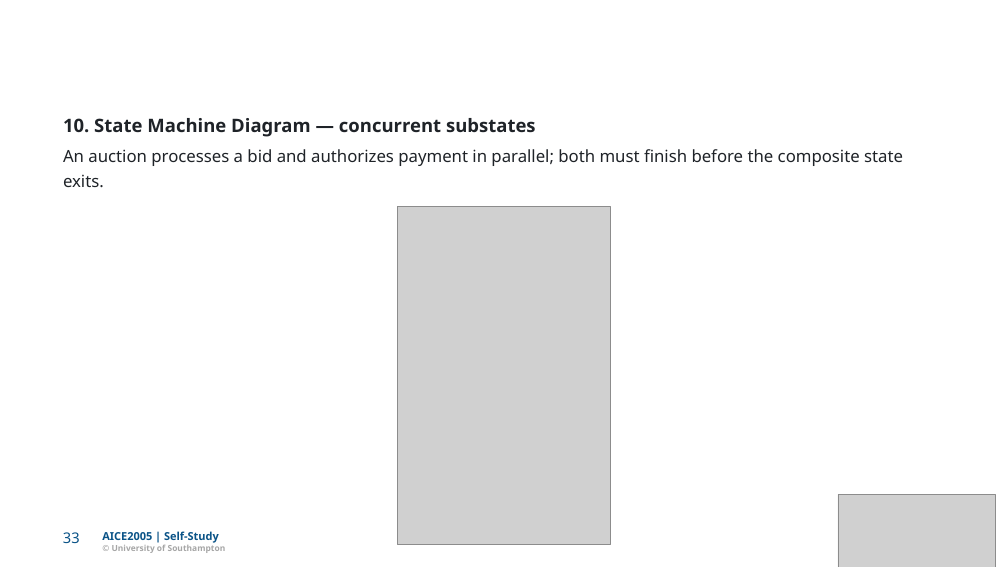
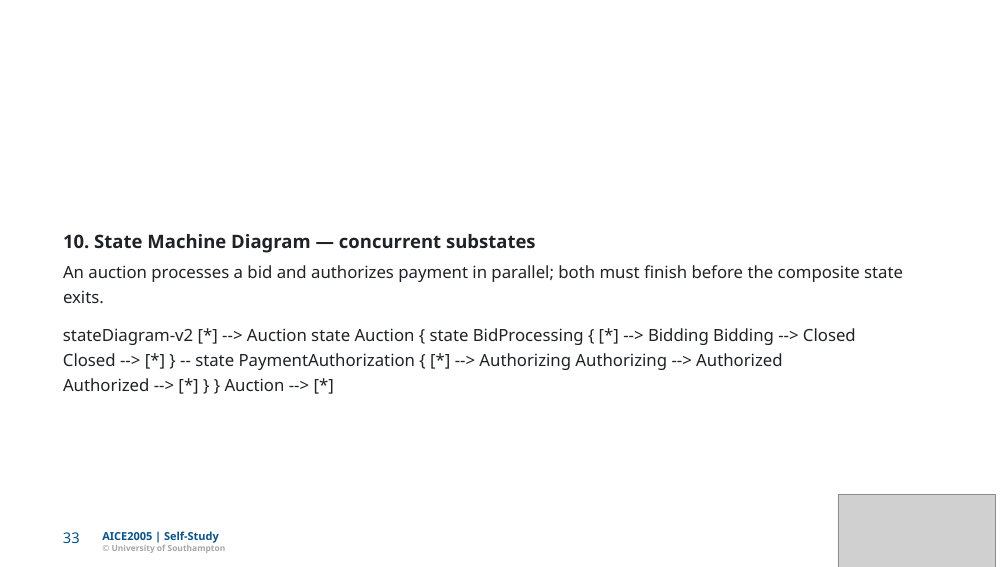
Before and after one commit to Dr-AlHashimy/Module_AICE2005_2627, a slide deck: slide 33 of html/COMP-_L7.1_lecture_self.pptx. Drawn at 1008x567 pixels with LibreOffice and Linux fonts; fonts in the diff are those of the drawing; grey boxes stand for pictures. Boxes give left, top, right and bottom in pixels: in the first picture for what was removed or moved away, otherwise in the second. Text is boxed around its words. In the diff, an @@ line names an element or a change of style, - is before the commit and + after.

```diff
--- a/html/COMP-_L7.1_lecture_self.pptx
+++ b/html/COMP-_L7.1_lecture_self.pptx
@@ picture removed at (x1=398, y1=206, x2=610, y2=545) @@
@@ 3 texts moved together from (x1=63, y1=118, x2=903, y2=188) to (x1=63, y1=234, x2=903, y2=304) @@
@@ text added at (x1=63, y1=328, x2=856, y2=345), 16 pt, text #1F2328 @@
+stateDiagram-v2 [*] --> Auction state Auction { state BidProcessing { [*] --> Bidding Bidding --> Closed
@@ text added at (x1=63, y1=353, x2=782, y2=370), 16 pt, text #1F2328 @@
+Closed --> [*] } -- state PaymentAuthorization { [*] --> Authorizing Authorizing --> Authorized
@@ text added at (x1=63, y1=378, x2=285, y2=391), 16 pt, text #1F2328 @@
+Authorized --> [*] } } Auction --> [*]
```
Also in this commit, not shown: 14 other slides changed, 17 other files.
